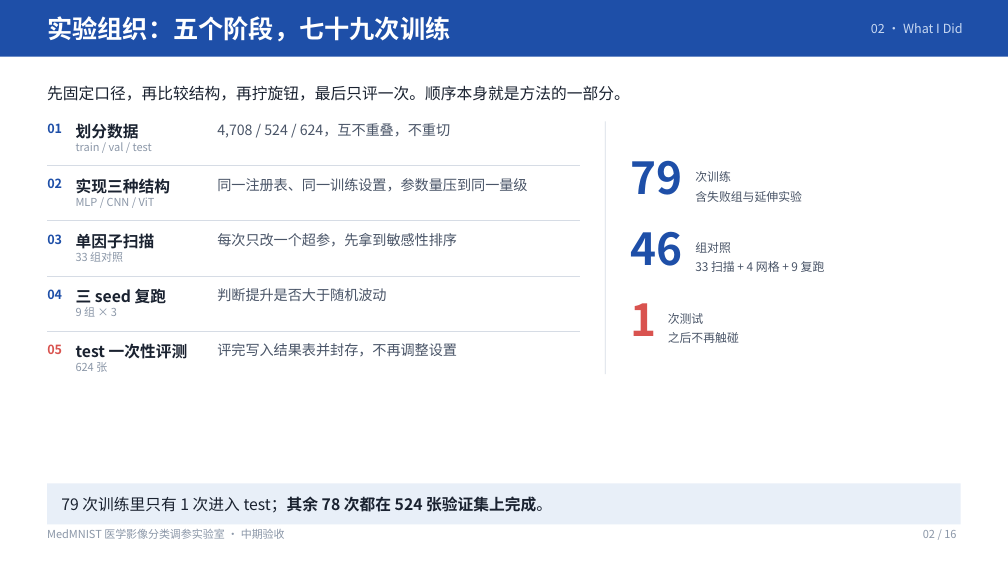
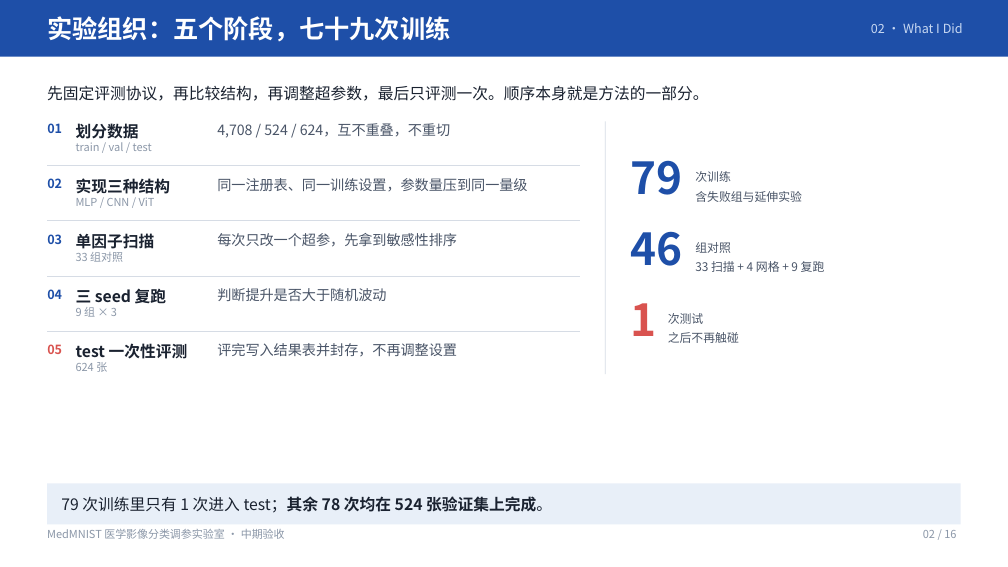
Before and after one commit to via453/medmnist-tuning-lab, a slide deck: slide 2 of MedMNIST调参实验室_汇报_学术版/MedMNIST调参实验室_汇报_学术版.pptx. Drawn at 1008x567 pixels with LibreOffice and Linux fonts; fonts in the diff are those of the drawing. Boxes give left, top, right and bottom in pixels: in the first picture for what was removed or moved away, otherwise in the second. Text is boxed around its words. In the diff, an @@ line names an element or a change of style, - is before the commit and + after.

```diff
--- a/MedMNIST调参实验室_汇报_学术版/MedMNIST调参实验室_汇报_学术版.pptx
+++ b/MedMNIST调参实验室_汇报_学术版/MedMNIST调参实验室_汇报_学术版.pptx
@@ text at (47, 85, 708, 101): text changed @@
-先固定口径，再比较结构，再拧旋钮，最后只评一次。顺序本身就是方法的一部分。
+先固定评测协议，再比较结构，再调整超参数，最后只评测一次。顺序本身就是方法的一部分。
@@ text at (61, 496, 552, 513): text changed @@
-79 次训练里只有 1 次进入 test；其余 78 次都在 524 张验证集上完成。
+79 次训练里只有 1 次进入 test；其余 78 次均在 524 张验证集上完成。
```
Also in this commit, not shown: 13 other slides changed, 40 other files.
